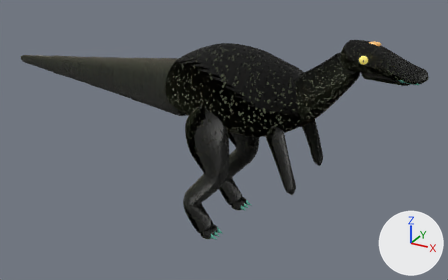
A saved change to the glTF model assets/models/fighters/maiasaura.glb.
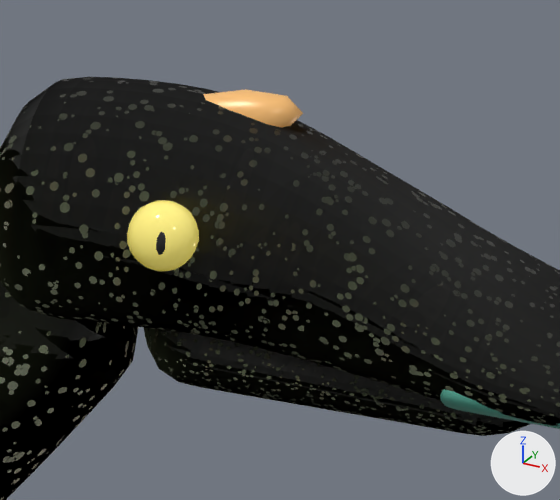
The first picture shows the older version from a camera (50 mm lens) standing at (3.77, -7.32, 5.0) and looking at (-0.34, 0.15, 1.27). The close-ups show the older and then the newer version on the part from 76% to 93% of the width and 11% to 34% of the height of that picture. Only the edits that show in the close-ups are written down. Lighting does not change. The marker at lower right points along +X, +Y and +Z. Where no turn or scale is listed for an object, it has been applied to the vertices.

Names of what the first close-up shows: 'Maia_BillRim', 'Maia_CrestPlate', 'Maia_Eye_-1', 'Maia_Jaw', 'Maia_Neck', 'Maia_Skull' and 1 more.
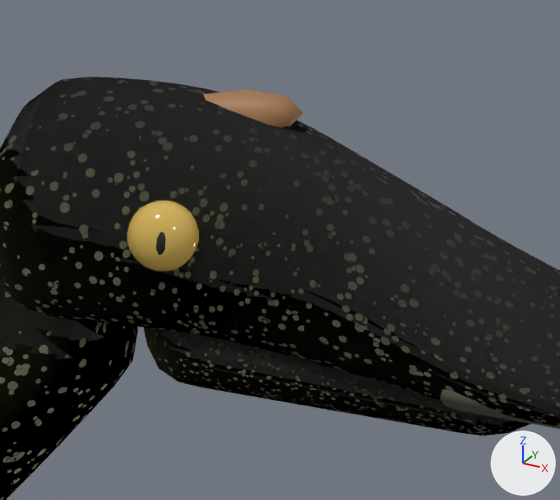
The edits, one by one:
Material 'Mat_Secondary' (mat_mat_secondary) changes colour from cyan #59ad99 to greyish green #595d4b; in linear values from (0.1, 0.42, 0.32) to (0.1, 0.11, 0.07).
Material 'Mat_Eye' (mat_mat_eye) changes colour from yellow #fded89 to yellow #cead59; in linear values from (0.98, 0.85, 0.25) to (0.62, 0.42, 0.1).
In material 'Mat_Eye' (mat_mat_eye), emission_color goes from (0.193, 0.158, 0.0175) (dark yellow #7a6f24) to (0.0525, 0.033, 0.0045) (brown #41330e).
Material 'Mat_Accent' (mat_mat_accent) changes colour from orange #f8bf76 to brown #a2764b; in linear values from (0.94, 0.52, 0.18) to (0.36, 0.18, 0.07).
In material 'Mat_Accent' (mat_mat_accent), emission_color is no longer (0.049, 0.0196, 0.0028), brown #3f2609.
In material 'Mat_Accent' (mat_mat_accent), emission_strength is no longer 1.0.
In material 'Mat_Accent' (mat_mat_accent), roughness goes from 0.34 to 0.54.

Changed parts and their boxes [x1, y1, x2, y2] in the close-ups (560 x 500 px):
'Maia_Eye_-1', recoloured (darker)
    both: [127, 200, 199, 272]
'Maia_CrestPlate', recoloured, surface changed (orange to brown)
    both: [203, 89, 303, 128]
'Maia_BillRim', recoloured (darker)
    both: [440, 389, 560, 429]
